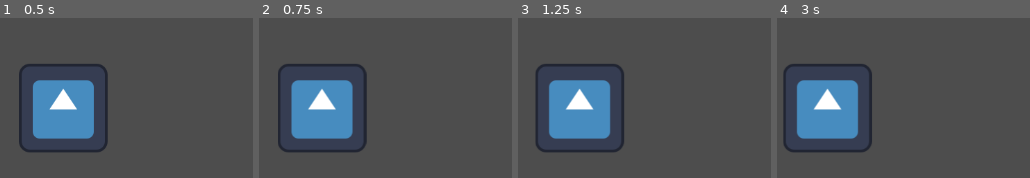
Above: before the commit, frames 1-4 (left to right).
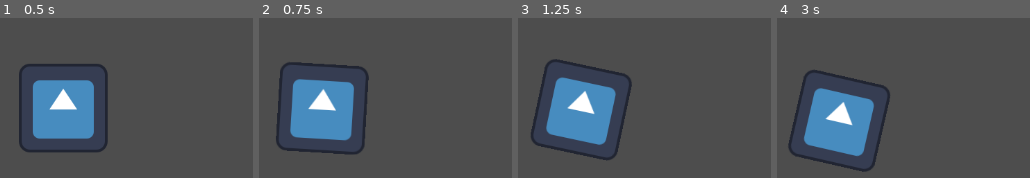
Above: after the commit, the same moments.

Repository: bear-minimum-studio/space-bear
Game: Godot game, scene res://World.tscn
Same seed, same stepped clock (60 frames per second), same inputs: the game is played once before the commit and once after it. The engine's default icon, where the game draws it, is replaced by a stand-in: a white triangle on a blue panel in a dark square.
Inputs:
- Up to frame 1 (0.5 s): no input
- Up to frame 2 (0.75 s): tap Enter at 0.5 s; hold Right (ui_right) from 0.53 s (still down); tap Down (decelerate) at 0.6 s
- Up to frame 3 (1.25 s): keep holding Right (ui_right)
- Up to frame 4 (3 s): release Right (ui_right) at 1.28 s; hold Left (ui_left) 1.28-2.03 s; tap Down (decelerate) at 1.35, 2.1, 2.85 s; hold Right (ui_right) 2.03-2.78 s; hold Up (accelerate) from 2.78 s (still down)

Frame 1 is identical in both runs. In frame 2, 2.0% of the frame differs, in the area x 6-44%, y 27-85%; in frame 3, 5.4%; in frame 4, 12%, in the area x 2-45%, y 28-97%.

Commit message:
feat: add rotation

Diff:
--- a/Player.gd
+++ b/Player.gd
@@ -2,13 +2,19 @@
 
 
 const ACCEL = 60.0
+const ROTATION_SPEED = 0.005
 
 func _physics_process(delta):
+	var rotation_intensity = Input.get_axis("ui_left", "ui_right")
+	self.rotation += rotation_intensity * ROTATION_SPEED
+
 	# Get the input direction and handle the movement/deceleration.
 	# As good practice, you should replace UI actions with custom gameplay actions.
-	var direction = Input.get_axis("decelerate", "accelerate")
-	if direction:
-		velocity.x += delta * direction * ACCEL
+	var intensity = Input.get_axis("decelerate", "accelerate")
+	if intensity:
+		var v = delta * intensity * ACCEL
+		velocity.x += v * sin(self.rotation)
+		velocity.y += -v * cos(self.rotation)
 
 	# TODO max speed
 
